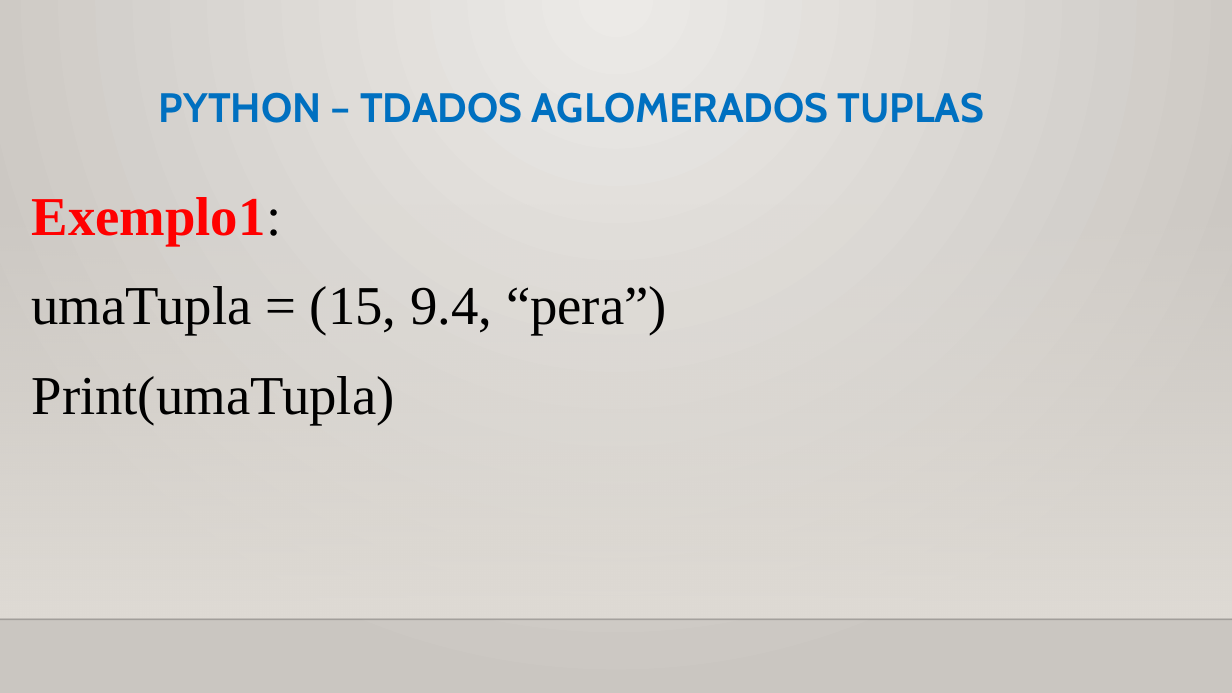
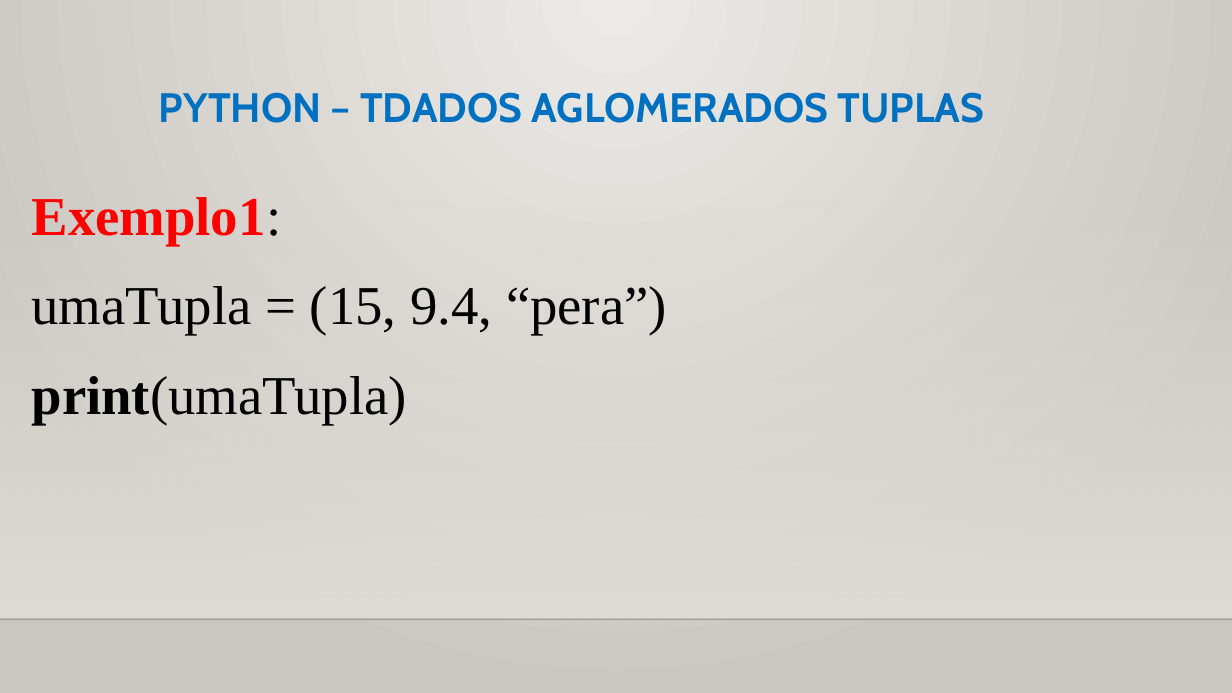
Before and after one commit to CloudEducationBrazil/WydenPythonParadigmas, a slide deck: slide 15 of 01 Classes/Aula 07 Programação Python.pptx. Drawn at 1232x693 pixels with LibreOffice and Linux fonts; fonts in the diff are those of the drawing; background and template pictures are left out. Boxes give left, top, right and bottom in pixels: in the first picture for what was removed or moved away, otherwise in the second. Text is boxed around its words. In the diff, an @@ line names an element or a change of style, - is before the commit and + after.

```diff
--- a/01 Classes/Aula 07 Programação Python.pptx
+++ b/01 Classes/Aula 07 Programação Python.pptx
@@ text at box(32, 376, 407, 424): text changed @@
-Print(umaTupla)
+print(umaTupla)
```
Also in this commit, not shown: 6 other slides changed, 2 other files.
